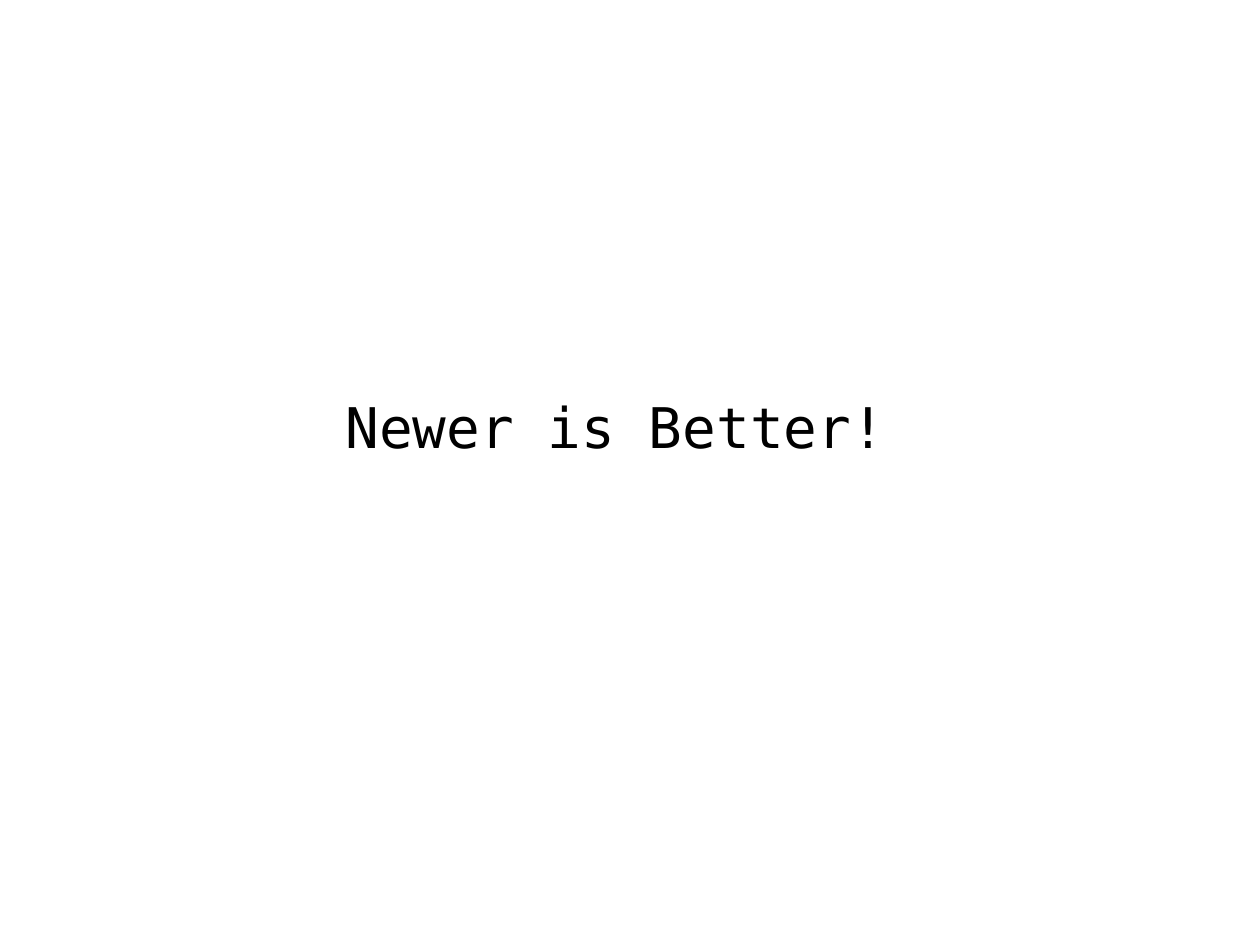
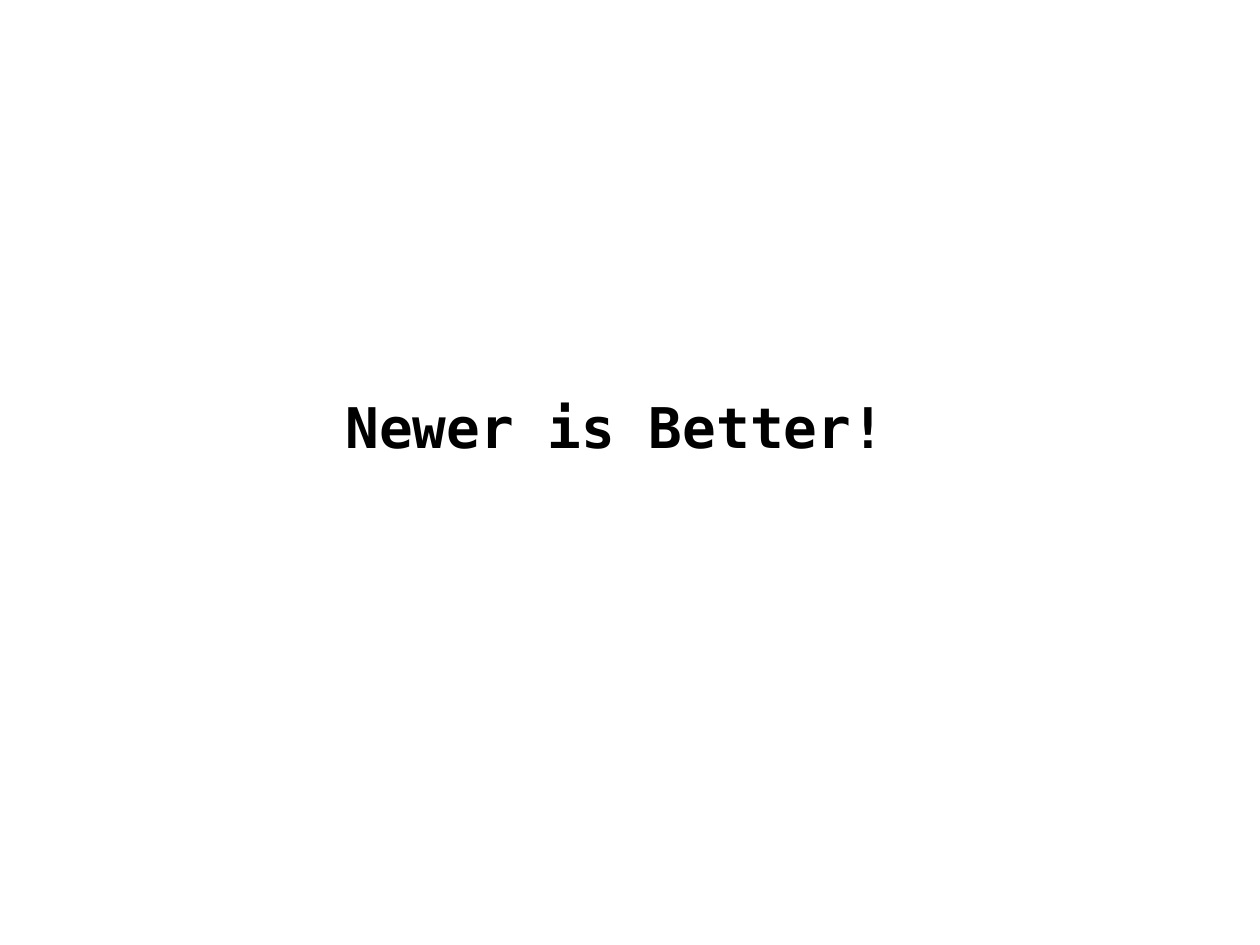
Before and after one commit to qicosmos/cppcon2017, a slide deck: slide 39 of CPP-Summit.pptx (slide 26 before the commit). Drawn at 1260x945 pixels with LibreOffice and Linux fonts; fonts in the diff are those of the drawing; background and template pictures are left out. Boxes give left, top, right and bottom in pixels: in the first picture for what was removed or moved away, otherwise in the second. Text is boxed around its words. In the diff, an @@ line names an element or a change of style, - is before the commit and + after.

```diff
--- a/CPP-Summit.pptx
+++ b/CPP-Summit.pptx
@@ text "Newer is Better!" at [345,403,885,449]: bold on @@
```
Also in this commit, not shown: 2 other slides changed, 14 slides added, 1 slide removed.
